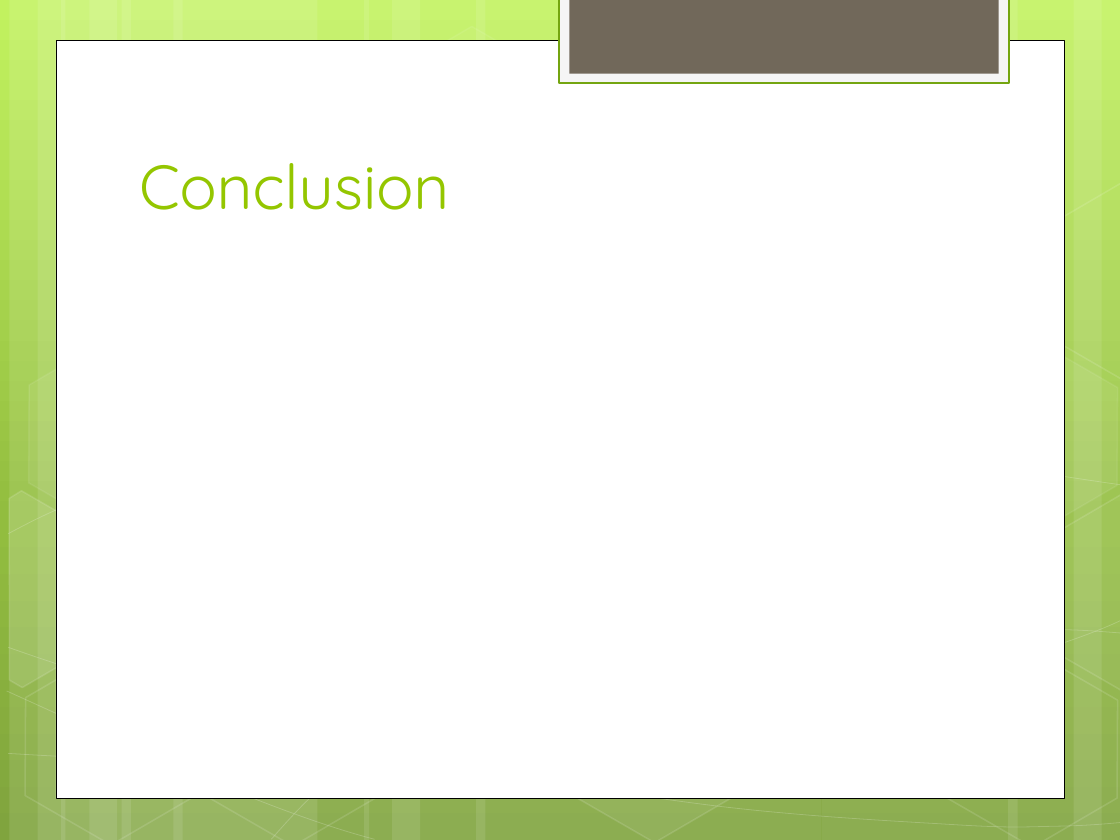
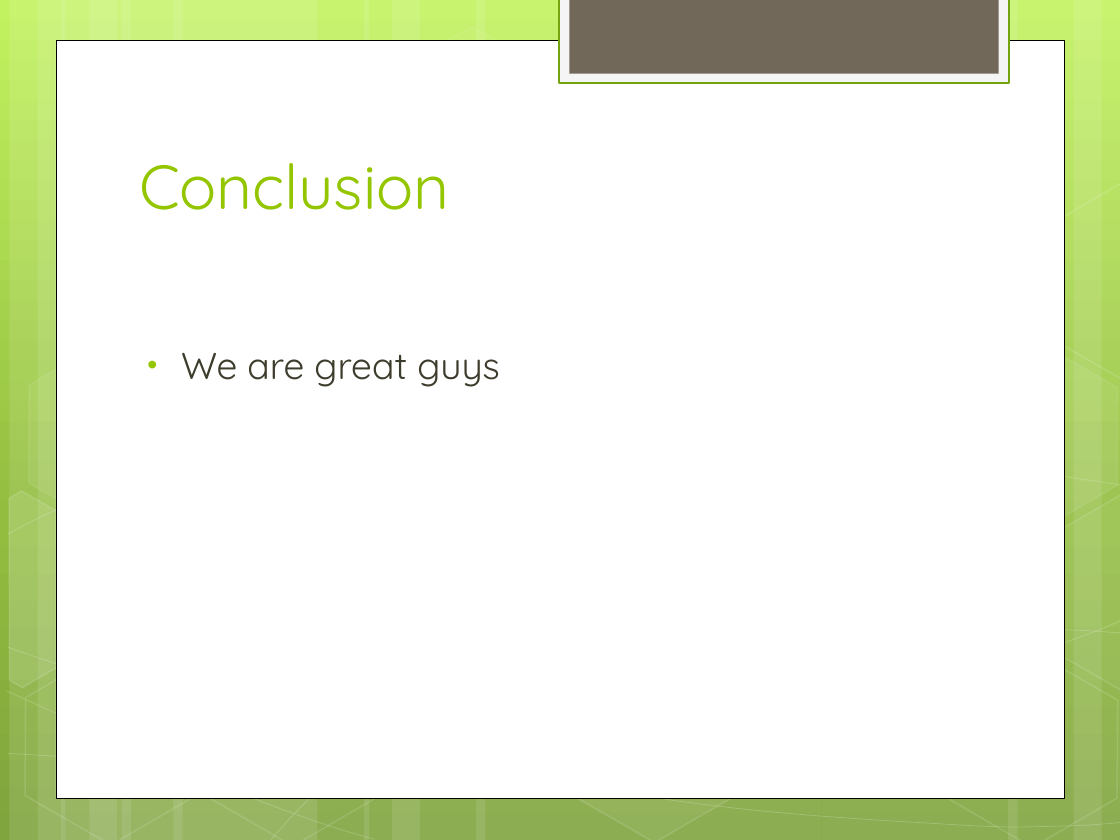
Before and after one commit to Visorgood/MenthalLab, a slide deck: slide 13 of Docs/Data Extraction for the Quantified Self v2.pptx. Drawn at 1120x840 pixels with LibreOffice and Linux fonts; fonts in the diff are those of the drawing. Boxes give left, top, right and bottom in pixels: in the first picture for what was removed or moved away, otherwise in the second. Text is boxed around its words. In the diff, an @@ line names an element or a change of style, - is before the commit and + after.

Commit message:
Presentation update

```diff
--- a/Docs/Data Extraction for the Quantified Self v2.pptx
+++ b/Docs/Data Extraction for the Quantified Self v2.pptx
@@ text added at (181, 353, 499, 387), 24 pt, text #3E3D2D @@
+• We are great guys
```
Also in this commit, not shown: 1 other file.
